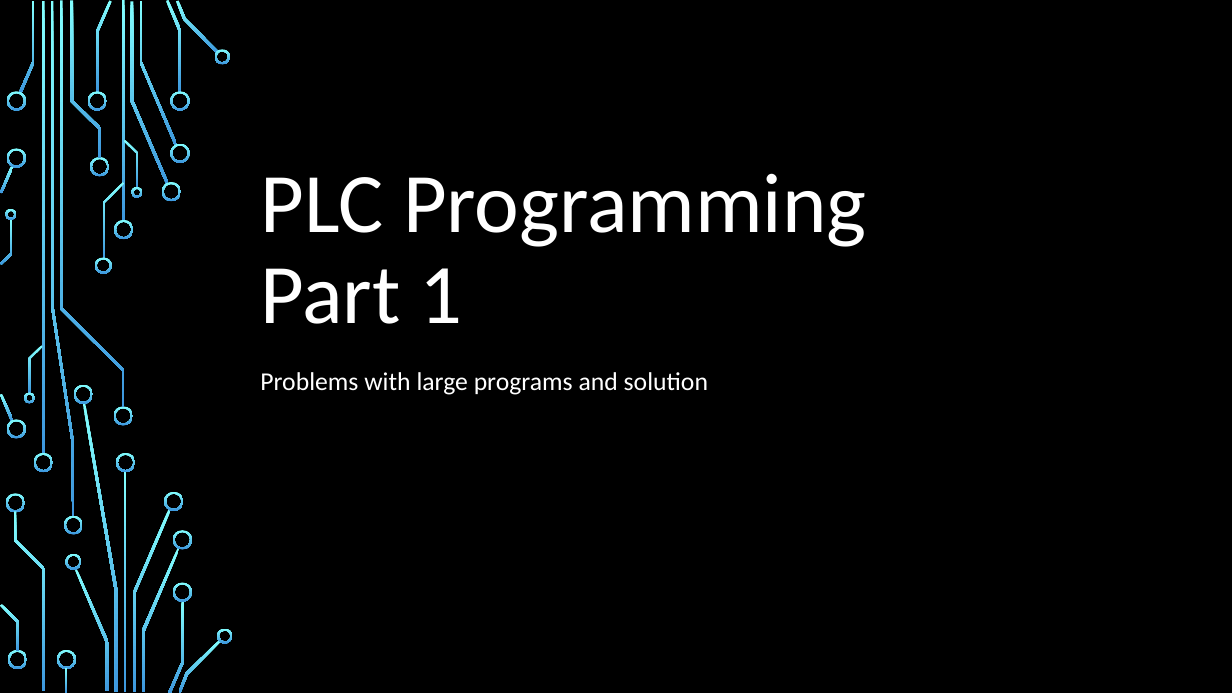
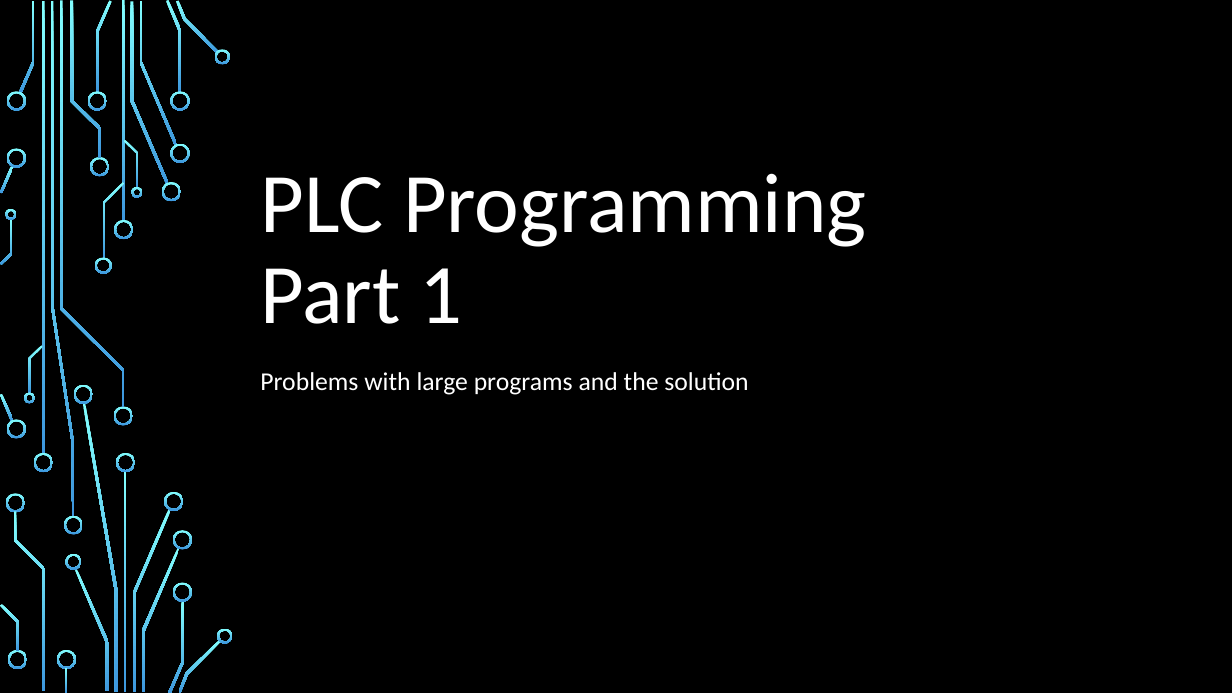
Before and after one commit to ramo1266/PLCProgrammingCourse, a slide deck: slide 1 of PowerPoint/PLC programming - Part 1 - Problems with Large Programs and Solution.pptx. Drawn at 1232x693 pixels with LibreOffice and Linux fonts; fonts in the diff are those of the drawing; background and template pictures are left out. Boxes give left, top, right and bottom in pixels: in the first picture for what was removed or moved away, otherwise in the second. Text is boxed around its words. In the diff, an @@ line names an element or a change of style, - is before the commit and + after.

```diff
--- a/PowerPoint/PLC programming - Part 1 - Problems with Large Programs and Solution.pptx
+++ b/PowerPoint/PLC programming - Part 1 - Problems with Large Programs and Solution.pptx
@@ text at [260,372,748,395]: text changed @@
-Problems with large programs and solution
+Problems with large programs and the solution
```
Also in this commit, not shown: 7 other slides changed, 3 slides added, 7 other files.
